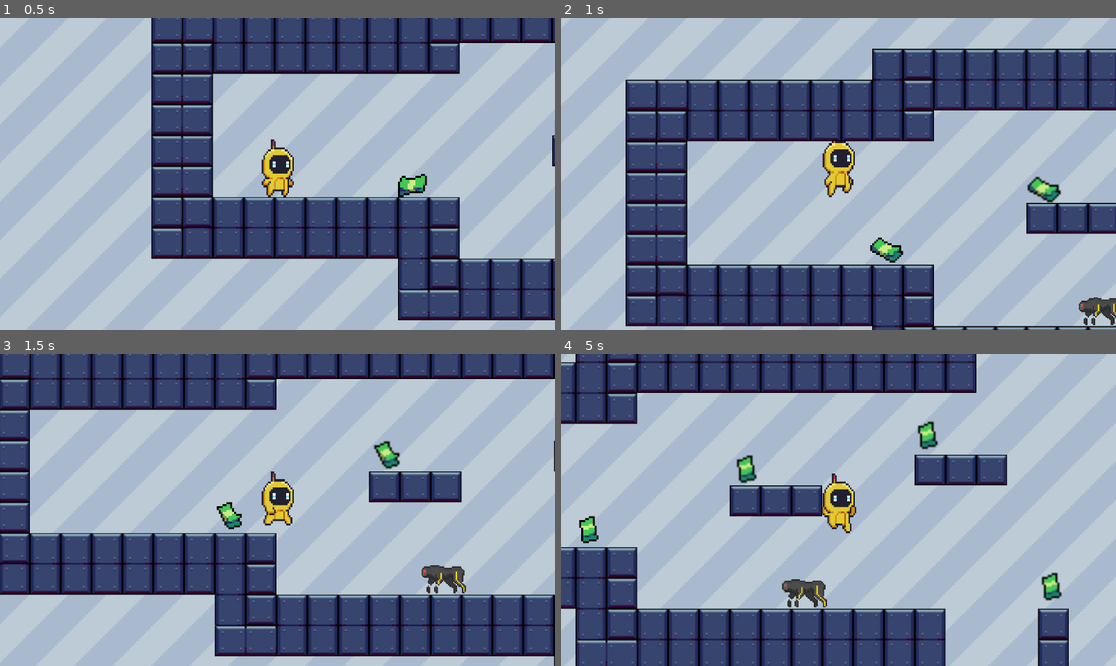
Above: before the commit, frames 1-4 (two rows, left to right).
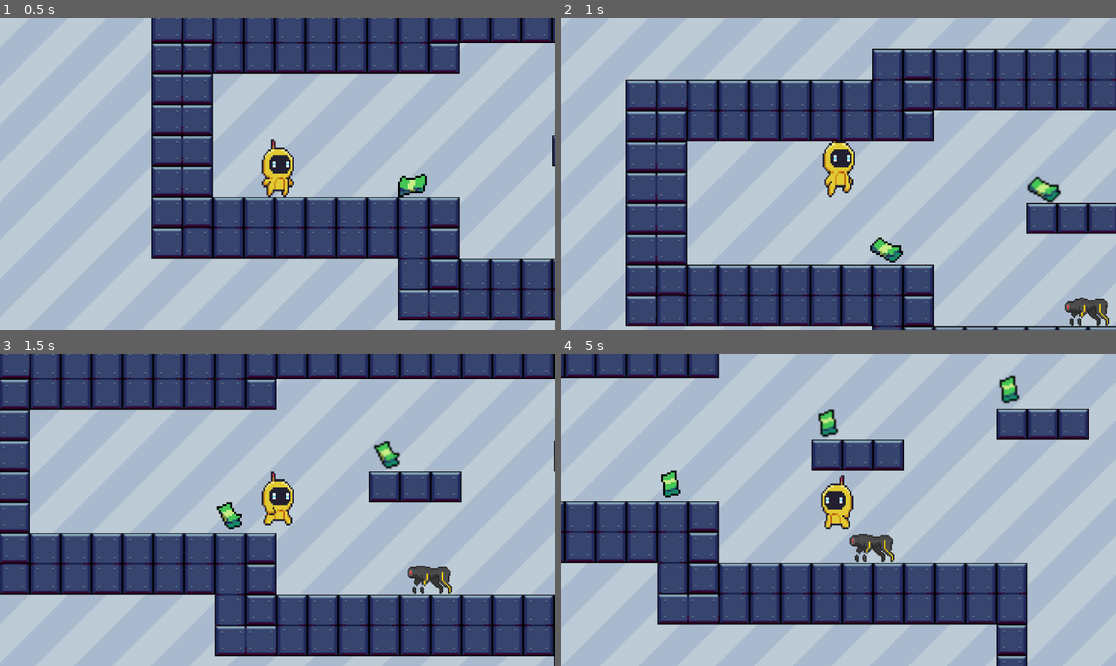
Above: after the commit, the same moments.

Repository: jmisidro/DDJD-PP
Game: Godot game, scene res://main.tscn
Same seed, same stepped clock (60 frames per second), same inputs: the game is played once before the commit and once after it.
Inputs:
- Up to frame 1 (0.5 s): no input
- Up to frame 2 (1 s): hold Right (right) from 0.53 s (still down); tap Space (jump) at 0.77 s
- Up to frame 3 (1.5 s): keep holding Right (right)
- Up to frame 4 (5 s): tap Space (jump) at 1.52, 3.02, 3.77, 4.52 s; release Right (right) at 2.03 s; hold Left (left) 2.03-2.78 s; hold Right (right) 2.78-4.28 s; hold Left (left) from 4.28 s (still down)

Frame 1 is identical in both runs. In frame 2, 0.5% of the frame differs, in the area x 90-100%, y 89-99%; in frame 3, 0.6%; in frame 4, 50%, in the area x 0-96%, y 0-100%.
Error after the commit: Invalid access to property or key 'cast_to' on a base object of type 'RayCast2D'. (res://scenes/robo_dob.gd:25)

Commit message:
working on enemy movement

Diff:
--- a/artifact-odyssey/main.tscn
+++ b/artifact-odyssey/main.tscn
@@ -431,6 +431,7 @@
 position = Vector2(0, 1)
 
 [node name="RoboDob" parent="." instance=ExtResource("3_etafc")]
+position = Vector2(235, 1)
 
 [node name="TileMap" type="TileMap" parent="."]
 scale = Vector2(2, 2)
--- /dev/null
+++ b/artifact-odyssey/scenes/robo_dob.gd
@@ -0,0 +1,62 @@
+extends CharacterBody2D
+
+@onready var animated_sprite_2d: AnimatedSprite2D = $AnimatedSprite2D
+@onready var ray_cast_2d: RayCast2D = $RayCast2D
+
+# Constants
+const SPEED = 150.0
+const PATROL_AREA = Vector2(200, 0) # Distance from the starting point to patrol
+const CHASE_SPEED = 250.0
+
+# Variables
+var direction = 1 # 1 = right, -1 = left
+var start_position
+var is_chasing = false
+var player = null
+
+# Called when the node is added to the scene
+func _ready() -> void:
+	start_position = position
+
+# Physics update
+func _physics_process(delta: float) -> void:
+	# Flip RayCast2D based on direction
+	if direction == 1:
+		$RayCast2D.cast_to.x = 50 # Right
+	else:
+		$RayCast2D.cast_to.x = -50 # Left
+
+	if is_chasing and player:
+		# Chase the player
+		var to_player = player.position - position
+		velocity.x = sign(to_player.x) * CHASE_SPEED
+
+		# Flip the sprite based on direction
+		animated_sprite_2d.flip_h = velocity.x < 0
+
+	else:
+		# Patrol between the defined area
+		velocity.x = direction * SPEED
+
+		if position.x > start_position.x + PATROL_AREA.x:
+			direction = -1
+			animated_sprite_2d.flip_h = false
+
+		elif position.x < start_position.x - PATROL_AREA.x:
+			direction = 1
+			animated_sprite_2d.flip_h = true
+
+	move_and_slide()
+
+# Detection logic
+func _on_Area2D_body_entered(body):
+	if body.name == "Player" and ray_cast_2d.is_colliding():
+		is_chasing = true
+		animated_sprite_2d.animation = "running"
+		player = body
+
+func _on_Area2D_body_exited(body):
+	if body.name == "Player":
+		is_chasing = false
+		animated_sprite_2d.animation = "idle"
+		player = null
--- a/artifact-odyssey/scenes/robo_dob.tscn
+++ b/artifact-odyssey/scenes/robo_dob.tscn
@@ -1,6 +1,7 @@
-[gd_scene load_steps=16 format=3 uid="uid://6rrmsn2puf2"]
+[gd_scene load_steps=18 format=3 uid="uid://6rrmsn2puf2"]
 
 [ext_resource type="Texture2D" uid="uid://csrujaccwyljg" path="res://assets/enemies/robodob/idle.png" id="1_n383c"]
+[ext_resource type="Script" path="res://scenes/robo_dob.gd" id="1_nk0uo"]
 [ext_resource type="Texture2D" uid="uid://co65t2tj2u4vr" path="res://assets/enemies/robodob/running.png" id="2_deyyn"]
 
 [sub_resource type="AtlasTexture" id="AtlasTexture_vn3g5"]
@@ -93,19 +94,34 @@
 "speed": 10.0
 }]
 
+[sub_resource type="RectangleShape2D" id="RectangleShape2D_gw333"]
+size = Vector2(98, 61)
+
 [sub_resource type="RectangleShape2D" id="RectangleShape2D_e1quh"]
-size = Vector2(106, 63)
+size = Vector2(638, 63)
 
 [node name="RoboDob" type="CharacterBody2D"]
+script = ExtResource("1_nk0uo")
 
 [node name="AnimatedSprite2D" type="AnimatedSprite2D" parent="."]
 texture_filter = 1
-position = Vector2(884, 403)
+position = Vector2(620, 403)
 scale = Vector2(2.64453, 2.64453)
 sprite_frames = SubResource("SpriteFrames_cbl2x")
 animation = &"idle"
 autoplay = "idle"
 
 [node name="CollisionShape2D" type="CollisionShape2D" parent="."]
-position = Vector2(861, 415.5)
+position = Vector2(596, 415.5)
+shape = SubResource("RectangleShape2D_gw333")
+
+[node name="Area2D" type="Area2D" parent="."]
+
+[node name="CollisionShape2D" type="CollisionShape2D" parent="Area2D"]
+position = Vector2(595, 415.5)
 shape = SubResource("RectangleShape2D_e1quh")
+
+[node name="RayCast2D" type="RayCast2D" parent="."]
+
+[connection signal="body_entered" from="Area2D" to="." method="_on_Area2D_body_entered"]
+[connection signal="body_exited" from="Area2D" to="." method="_on_Area2D_body_exited"]
